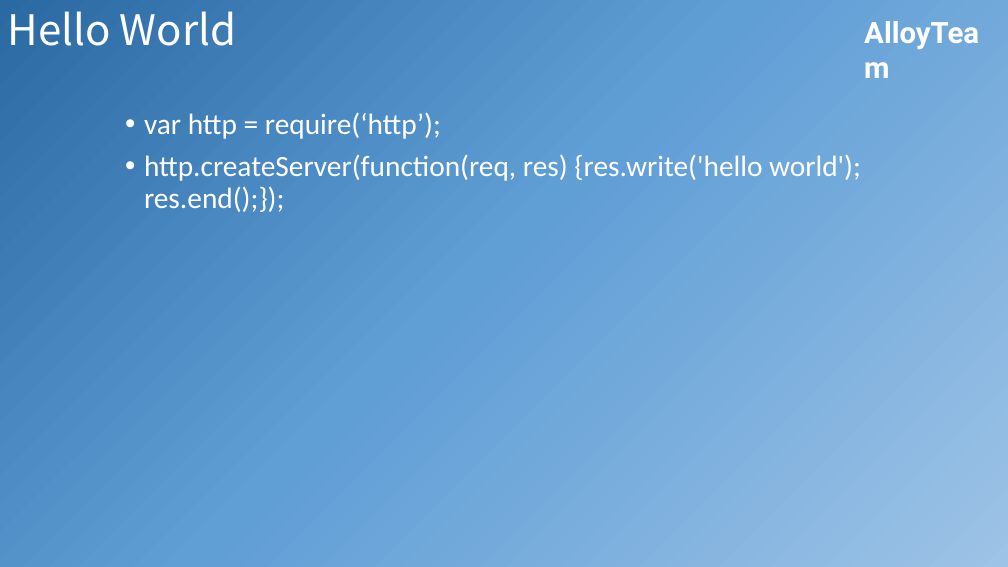
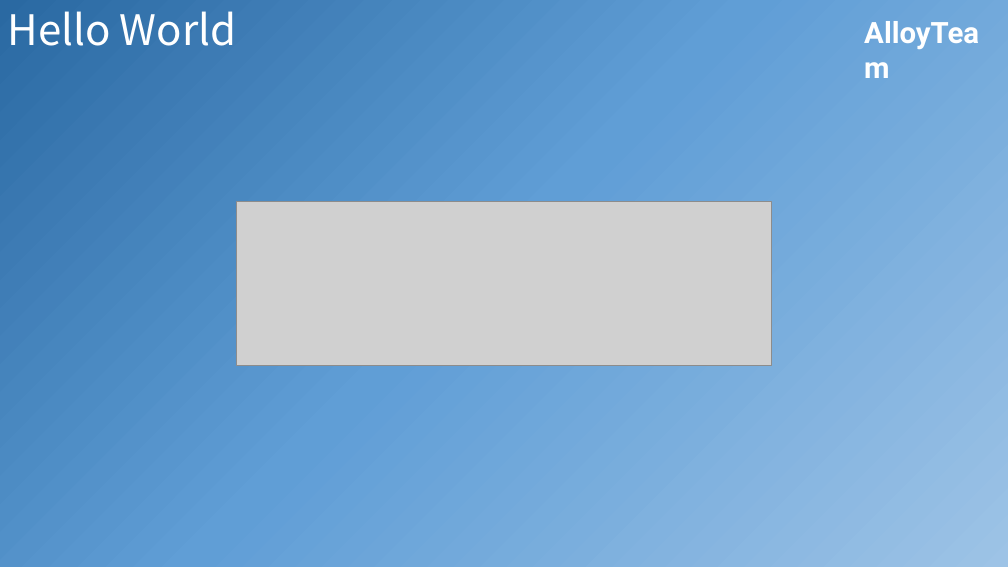
Before and after one commit to JiangJie/ppt, a slide deck: slide 19 of 2015-06/Nodejs基础分享.pptx. Drawn at 1008x567 pixels with LibreOffice and Linux fonts; fonts in the diff are those of the drawing; grey boxes stand for pictures; background and template pictures are left out. Boxes give left, top, right and bottom in pixels: in the first picture for what was removed or moved away, otherwise in the second. Text is boxed around its words. In the diff, an @@ line names an element or a change of style, - is before the commit and + after.

Commit message:
update

```diff
--- a/2015-06/Nodejs基础分享.pptx
+++ b/2015-06/Nodejs基础分享.pptx
@@ text removed at (144, 112, 861, 212) @@
-• var http = require(‘http’);
-• http.createServer(function(req, res) {res.write('hello world'); res.end();});
@@ picture added at (236, 202, 771, 366) @@
```
Also in this commit, not shown: 4 other slides changed, 4 slides added.
